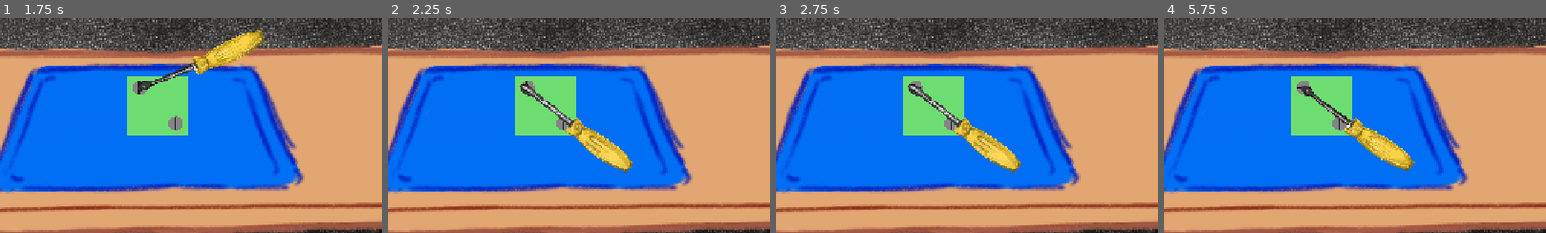
Above: before the commit, frames 1-4 (left to right).
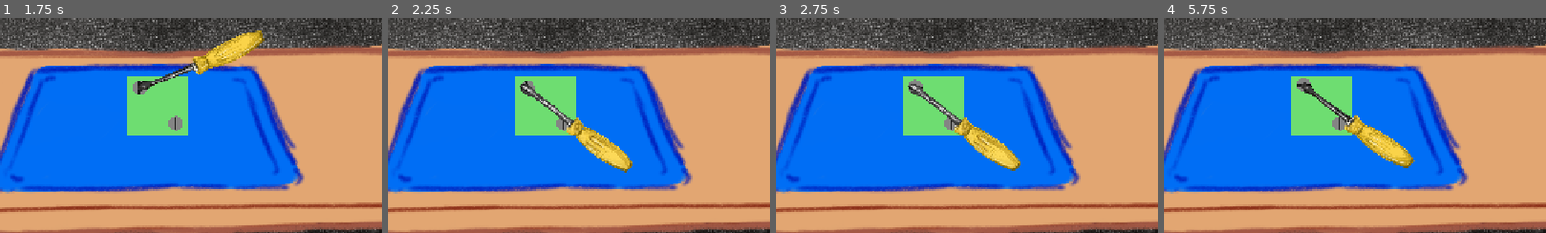
Above: after the commit, the same moments.

Repository: levilindsey/ld60
Game: Godot game, scene res://tests/screws/probe.tscn
Two runs of this game, one before a commit and one after it. Both use one fixed random seed, a clock stepped at 60 frames per second and the inputs below. This scene is started directly instead of the project's main scene.
Inputs (mouse positions are % of the whole screen's width and height, from its top left):
- Up to frame 1 (1.75 s): tap Enter at 0.5 s; move the mouse to (72, 45) at 0.52 s; hold Right (move_right) 0.53-1.25 s; hold Space (ability) 0.53-1.25 s; click (72, 45) at 0.67 s; tap Z (jump) at 0.77 s; drag from (30, 55) to (4, 65) at 1.27 s
- Up to frame 2 (2.25 s): move the mouse to (60, 28) at 2.02 s; hold Right (move_right) from 2.03 s (still down); tap O at 2.1 s
- Up to frame 3 (2.75 s): keep holding Right (move_right)
- Up to frame 4 (5.75 s): release Right (move_right) at 2.75 s; drag from (45, 70) to (89, 74) at 2.77 s; move the mouse to (80, 65) at 3.52 s; hold Left (move_left) 3.53-4.25 s; tap P at 3.6 s; tap Z (jump) at 3.77 s; drag from (20, 35) to (50, 59) at 4.27 s; move the mouse to (55, 50) at 5.02 s; hold Down (move_down) from 5.03 s (still down); hold Space (ability) from 5.03 s (still down); click (55, 50) at 5.17 s
The pictures show only the part of the screen within x 29-79%, y 38-88%; the shares and areas given below are measured in that part.

Frame 1 is identical in both runs. In frame 2, 0.3% of the frame differs, in the area x 34-64%, y 29-72%; in frame 3, 1.1%; in frame 4, 1.9%, in the area x 34-66%, y 28-72%.

Commit message:
Slide the screw up as it turns out and down as it turns in (WIP)
Screw gets a slide fraction (0 home, 1 fully out) that moves the whole
screw up its parent's frame by screw_slide_px, so a rotated screw node
still slides up the screen. FlatHeadScrew eases it per twist with the
same smoothstep as the head's turn, so it holds still in the pauses and
across an unseat. Probe checks follow.

Co-Authored-By: Claude Sonnet 5.5 <noreply@anthropic.com>

Diff:
--- a/src/core/settings.gd
+++ b/src/core/settings.gd
@@ -160,6 +160,13 @@
 @export var flathead_slip_max := 0.6
 @export_group("")
 
+@export_group("Screw slide")
+## How far a screw slides up the screen, in world pixels, while it turns
+## all the way out. It slides back down as it turns in
+## (docs/design/screws.md "Removal").
+@export var screw_slide_px := 6.0
+@export_group("")
+
 
 ## How many points a defect costs.
 func get_defect_points(defect: RepairQuality.Defect) -> int:
--- a/src/interaction_points/flat_head_screw.gd
+++ b/src/interaction_points/flat_head_screw.gd
@@ -48,6 +48,9 @@
 ## The head's angle when the current twist started, and where it ends.
 var _twist_from_rotation := 0.0
 var _twist_to_rotation := 0.0
+## The screw's slide when the current twist started, and where it ends.
+var _twist_from_slide := 0.0
+var _twist_to_slide := 0.0
 ## The drift the current twist adds by its end, and how much of it the tip
 ## has taken so far.
 var _twist_drift_px := 0.0
@@ -207,6 +210,8 @@
 	_is_turning_tool = true
 	_twist_from_rotation = head.rotation
 	_twist_to_rotation = _get_twist_target_rotation(_twists_done + 1)
+	_twist_from_slide = slide
+	_twist_to_slide = _get_twist_target_slide(_twists_done + 1)
 	_twist_drift_px = pick_drift_px(
 		_random,
 		_drift_sign,
@@ -218,11 +223,13 @@
 	_twist_drift_applied_px = 0.0
 
 
-## Eases the head toward the twist's end, and the tip by the same share of
-## the twist's drift, so the drift is never sudden.
+## Eases the head toward the twist's end, and the screw's slide by the same
+## share, so the screw slides only while it turns. The tip takes the same
+## share of the twist's drift, so the drift is never sudden.
 func _turn_and_drift() -> void:
 	var eased := smoothstep(0.0, 1.0, _get_twist_progress())
 	head.rotation = lerpf(_twist_from_rotation, _twist_to_rotation, eased)
+	slide = lerpf(_twist_from_slide, _twist_to_slide, eased)
 	var drift_px := _twist_drift_px * eased
 	tip_offset_px += drift_px - _twist_drift_applied_px
 	_twist_drift_applied_px = drift_px
@@ -231,6 +238,7 @@
 func _finish_twist() -> void:
 	_twists_done += 1
 	head.rotation = _twist_to_rotation
+	slide = _twist_to_slide
 	if _twists_done < _get_twist_count():
 		G.audio.play_sound("ratchet", true)
 		_phase = Phase.PAUSE
@@ -339,3 +347,12 @@
 		_home_head_rotation
 		- deg_to_rad(G.settings.flathead_twist_angle_deg) * twist
 	)
+
+
+## The screw's slide at the end of twist number `twist`, counting from 1.
+## Taking the screw out slides it up an even share per twist, so the last
+## twist ends all the way out. Driving it in slides it back down the same
+## way, so the last twist ends at home.
+func _get_twist_target_slide(twist: int) -> float:
+	var share := float(twist) / _get_twist_count()
+	return 1.0 - share if is_install_mode else share
--- a/src/interaction_points/screw.gd
+++ b/src/interaction_points/screw.gd
@@ -6,11 +6,11 @@
 ## A screw has health. Every slip of its driver costs 1, and at 0 it is
 ## stripped: the driver no longer bites. A seized screw won't turn until
 ## the oil can frees it. A screw shows how far in it is by turning its
-## head. It never scales.
+## head and sliding up out of its hole (`slide`). It never scales.
 ##
 ## Each screw type runs its own microgame. It overrides
-## `_start_microgame()` and calls `remove()` or `install()` once the head
-## has turned all the way.
+## `_start_microgame()`, feeds `slide` as it turns the head, and calls
+## `remove()` or `install()` once the head has turned all the way.
 
 
 signal damaged(health: int)
@@ -66,10 +66,21 @@
 ## turned back, and driving it in uses the same microgame.
 var is_install_mode := false
 var health := 0
+## How far out of its hole the screw has slid: 0 is home and 1 is all the
+## way out. The whole screw, with its head, rust and hit shape, sits
+## `G.settings.screw_slide_px` times this far up from home in its parent's
+## frame, so the screw node's own rotation doesn't tilt the slide. Set it
+## once the screw is ready.
+var slide := 0.0:
+	set(value):
+		slide = clampf(value, 0.0, 1.0)
+		_update_slide_position()
 
 ## The head's angle when the screw is all the way in.
 var _home_head_rotation := 0.0
 var _home_head_position := Vector2.ZERO
+## Where the screw sits in its parent's frame when `slide` is 0.
+var _home_position := Vector2.ZERO
 ## True once a press on the stripped screw has ground and noped.
 var _is_strip_warned := false
 ## True once the first try on the seized screw has ground as a warning.
@@ -89,6 +100,7 @@
 	G.check(max_health > 0)
 	_home_head_rotation = head.rotation
 	_home_head_position = head.position
+	_home_position = position
 	health = max_health
 	_update_head_frame()
 	_update_rust()
@@ -147,13 +159,15 @@
 		_start_microgame()
 
 
-## Brings the screw back loose and turned back, ready to be driven in.
+## Brings the screw back loose, turned back and slid out, ready to be
+## driven in.
 func set_install_mode() -> void:
 	super.set_install_mode()
 	is_install_mode = true
 	_stop_hop()
 	visible = true
 	head.rotation = _home_head_rotation - LOOSE_TURN_RAD
+	_snap_slide(1.0)
 	if is_stripped():
 		# Stand-in until LX19. A pried screw is scrap, and a new one comes
 		# from the parts bin. Until then the old one comes back as new.
@@ -162,19 +176,22 @@
 		_update_head_frame()
 
 
-## Takes the screw out: a pop, and it hops off and disappears. Its layer
-## and item hear about it from finish().
+## Takes the screw out: a pop, and it hops off and disappears. It is all
+## the way out by then. Its layer and item hear about it from finish().
 func remove() -> void:
 	G.audio.play_sound("pop")
+	slide = 1.0
 	finish()
 	_hop_off()
 	removed.emit()
 
 
 ## Drives the screw home after its layer was put back. The microgame turns
-## the head home before it calls this.
+## the head home before it calls this, and the screw ends up all the way
+## in.
 func install() -> void:
 	G.audio.play_sound("click")
+	slide = 0.0
 	finish()
 	installed.emit()
 
@@ -246,6 +263,20 @@
 		rust_overlay.visible = is_seized
 	if is_instance_valid(rust_streak):
 		rust_streak.visible = is_seized
+
+
+## Moves the whole screw to where `slide` says. Home is exact at 0.
+func _update_slide_position() -> void:
+	if not is_node_ready():
+		return
+	position = _home_position + Vector2.UP * G.settings.screw_slide_px * slide
+
+
+## Sets `slide` with no easing from where the screw was, like a screw that
+## has just reappeared.
+func _snap_slide(fraction: float) -> void:
+	slide = fraction
+	reset_physics_interpolation()
 
 
 ## The head hops up and fades, then the screw hides. It never scales.
